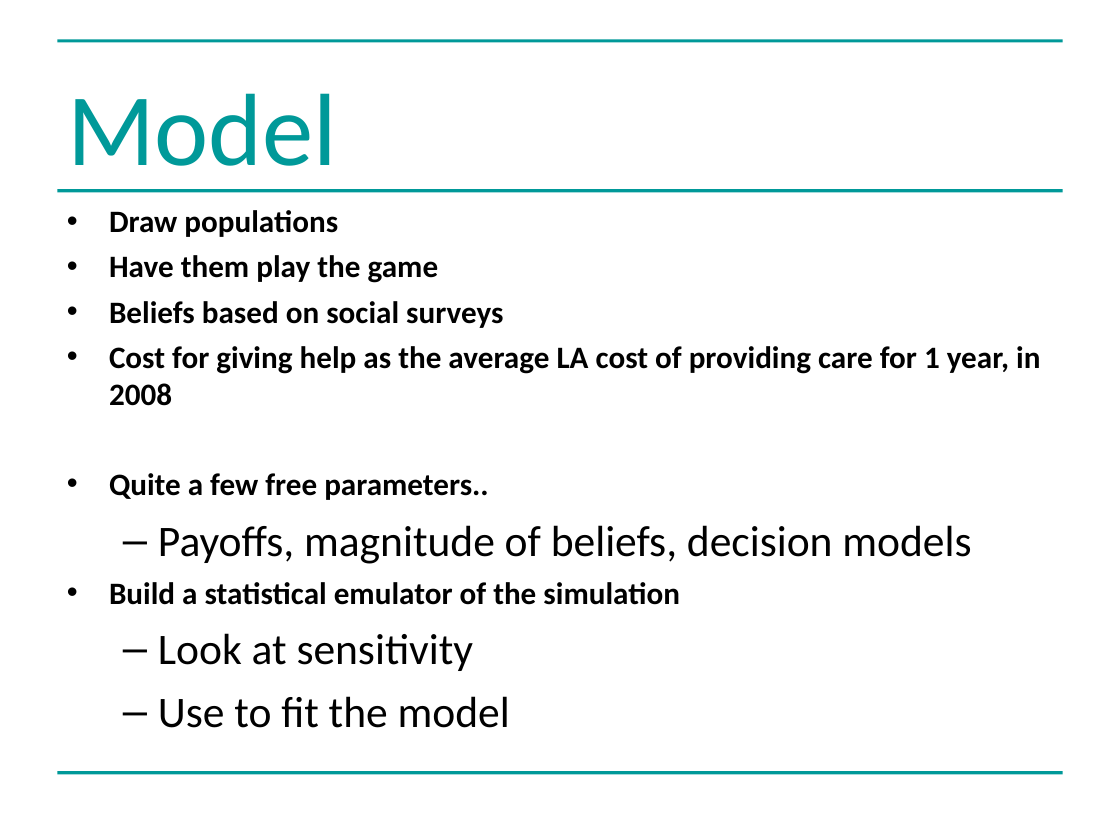
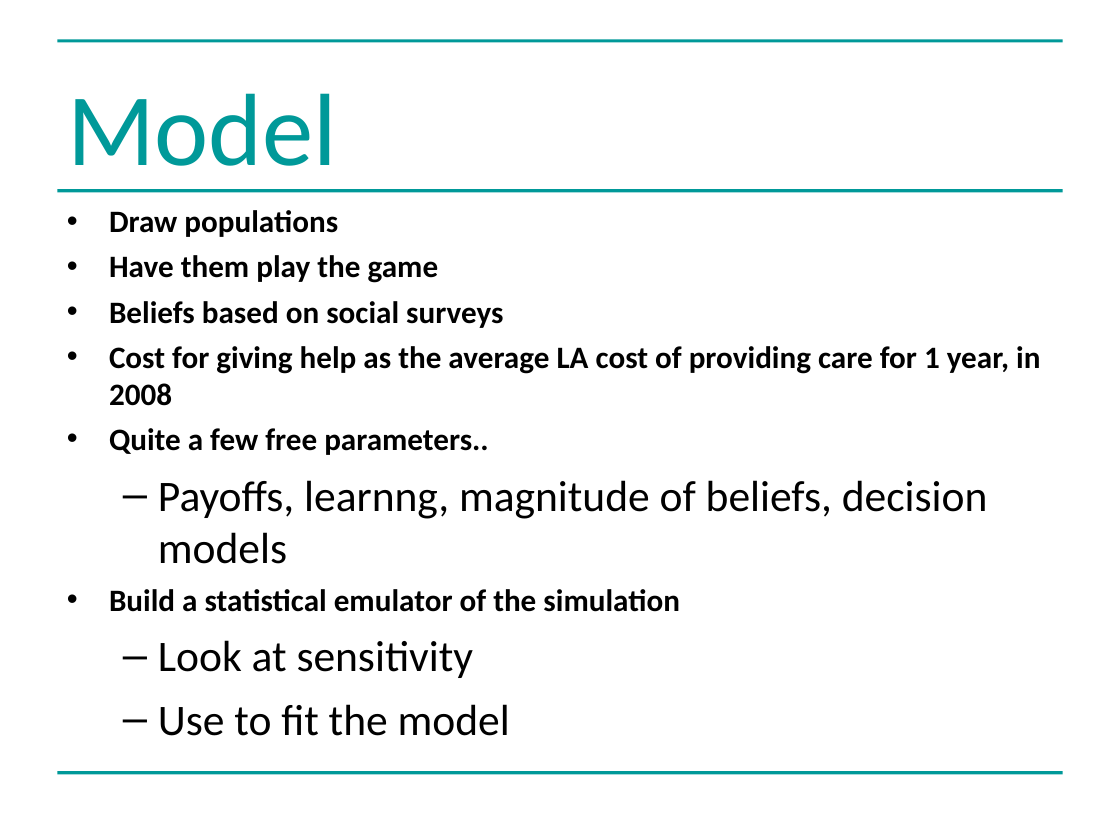
Before and after one commit to greenape/bsps2015, a slide deck: slide 14 of presentation/risky_aging_bsps.ppt (slide 13 before the commit). Drawn at 1120x840 pixels with LibreOffice and Linux fonts; fonts in the diff are those of the drawing. Boxes give left, top, right and bottom in pixels: in the first picture for what was removed or moved away, otherwise in the second. Text is boxed around its words. In the diff, an @@ line names an element or a change of style, - is before the commit and + after.

```diff
--- a/presentation/risky_aging_bsps.ppt
+++ b/presentation/risky_aging_bsps.ppt
@@ text at (158,480,988,564): text changed @@
-  – Payoffs, magnitude of beliefs, decision models
+  – Payoffs, learnng, magnitude of beliefs, decision models
```
Also in this commit, not shown: 2 other slides changed, 1 slide added.
